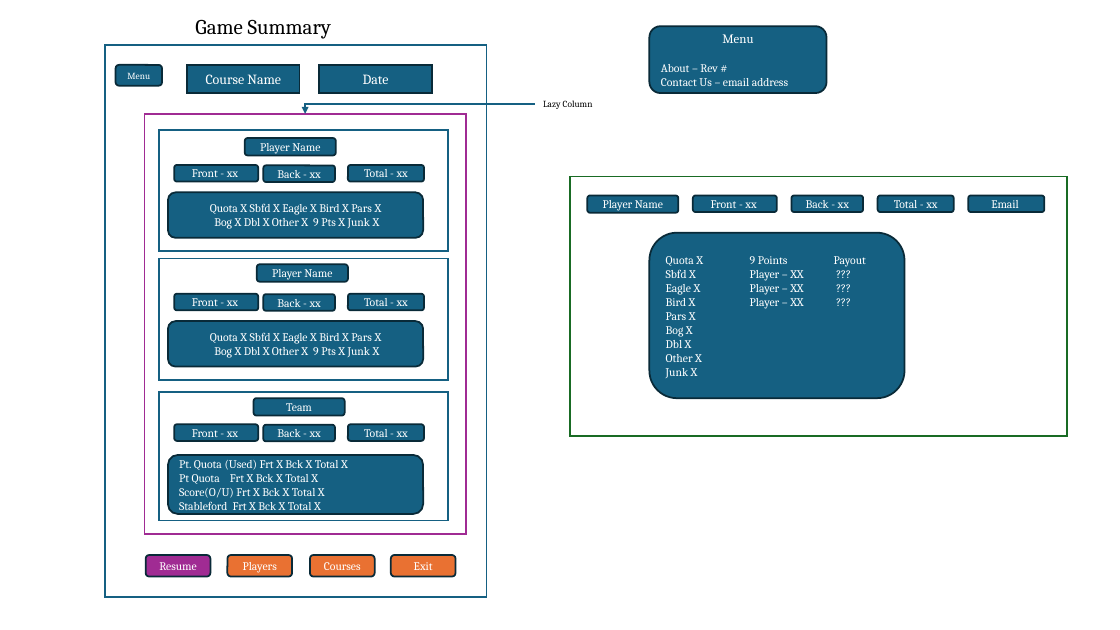
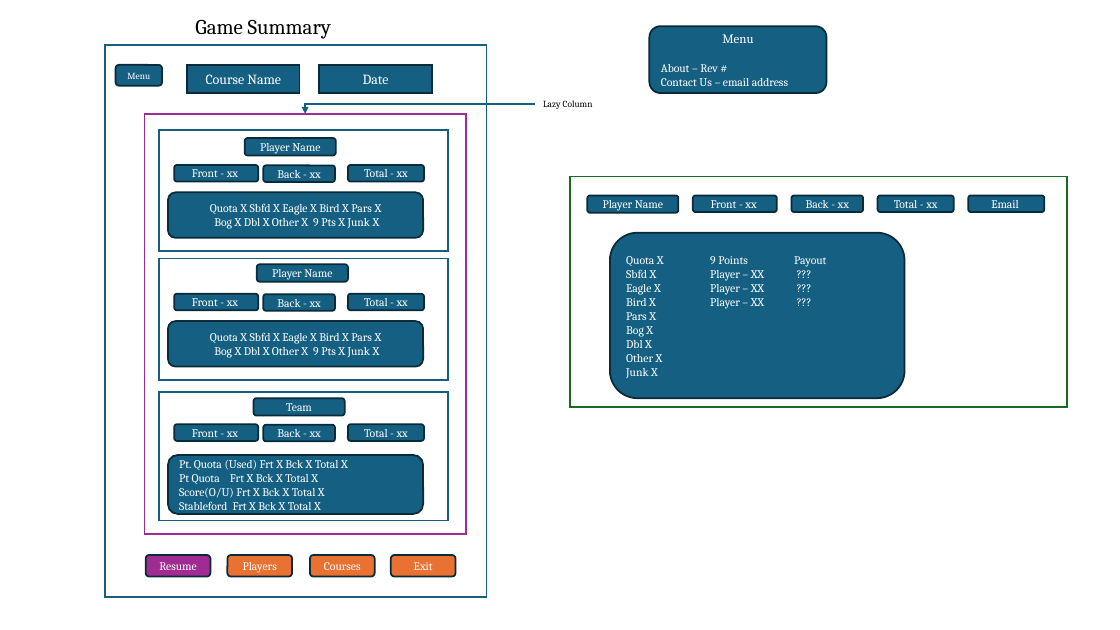
Before and after one commit to RugbyGuy01/TeamScoreRev4, a slide deck: slide 3 of Documentation/TeamScoreLayout.pptx. Drawn at 1120x630 pixels with LibreOffice and Linux fonts; fonts in the diff are those of the drawing. Boxes give left, top, right and bottom in pixels: in the first picture for what was removed or moved away, otherwise in the second. Text is boxed around its words. In the diff, an @@ line names an element or a change of style, - is before the commit and + after.

```diff
--- a/Documentation/TeamScoreLayout.pptx
+++ b/Documentation/TeamScoreLayout.pptx
@@ rectangle: place and size @@
-rectangle at bbox=[571, 176, 1068, 436]
+rectangle at bbox=[571, 176, 1068, 408]
@@ rounded rectangle "Quota X 9 Points Payout": place and size @@
-rounded rectangle "Quota X 9 Points Payout" at bbox=[649, 233, 905, 398]
+rounded rectangle "Quota X 9 Points Payout" at bbox=[610, 233, 905, 398]
```
Also in this commit, not shown: 1 slide added, 4 other files.
